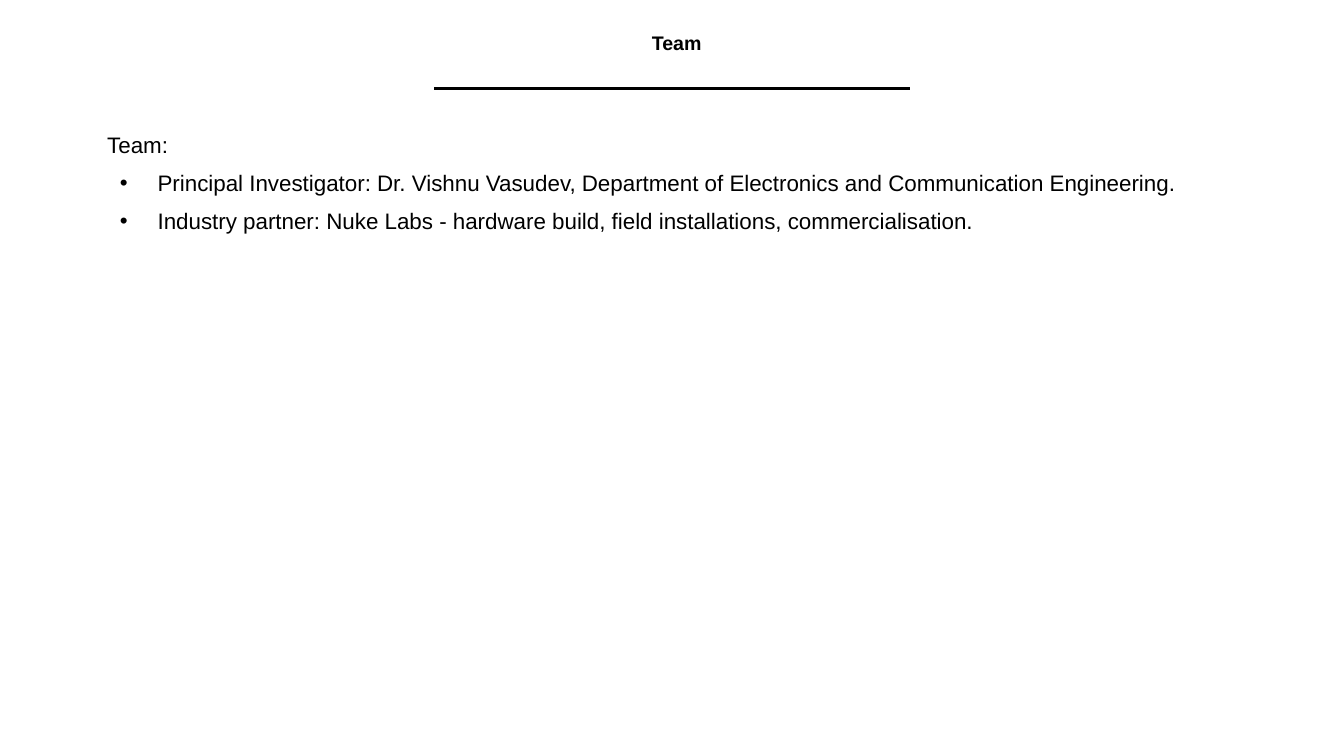
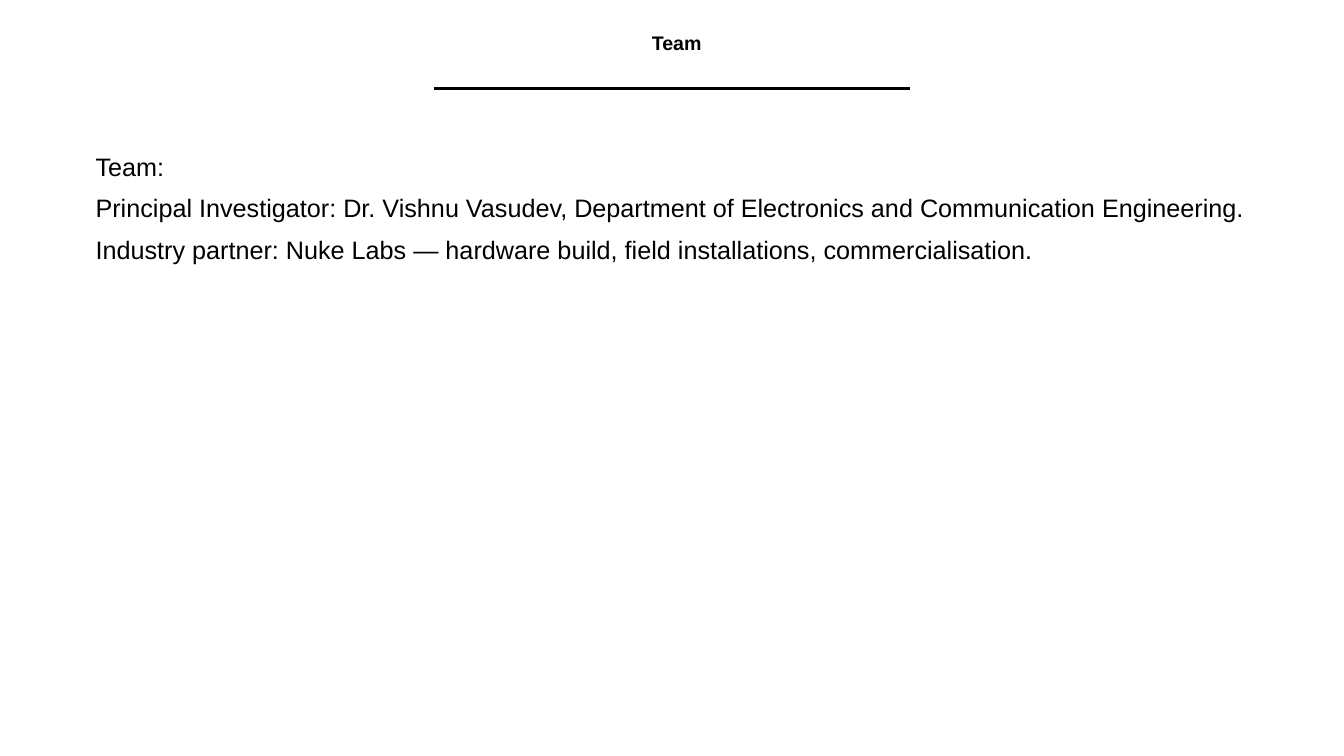
Before and after one commit to adithya-in/tankguard, a slide deck: slide 12 of docs/office/TankGuard_Presentation.pptx. Drawn at 1344x756 pixels with LibreOffice and Linux fonts; fonts in the diff are those of the drawing; background and template pictures are left out. Boxes give left, top, right and bottom in pixels: in the first picture for what was removed or moved away, otherwise in the second. Text is boxed around its words. In the diff, an @@ line names an element or a change of style, - is before the commit and + after.

```diff
--- a/docs/office/TankGuard_Presentation.pptx
+++ b/docs/office/TankGuard_Presentation.pptx
@@ text "Team:": place and size @@
-text "Team:" at (107,137,1175,234)
+text "Team:" at (96,158,1243,264)
@@ text at (96,158,1243,223): size 16 to 18 pt in "Team:", "Principal Investigator: Dr. Vishnu Vasudev, Department of ..."; line spacing 0.9 to 1; less space between paragraphs; bullet • to none @@
@@ text at (96,240,1033,264): text changed; size 16 to 18 pt @@
-• Industry partner: Nuke Labs - hardware build, field installations, commercialisation.
+Industry partner: Nuke Labs — hardware build, field installations, commercialisation.
```
Also in this commit, not shown: 12 other slides changed, 3 other files.
